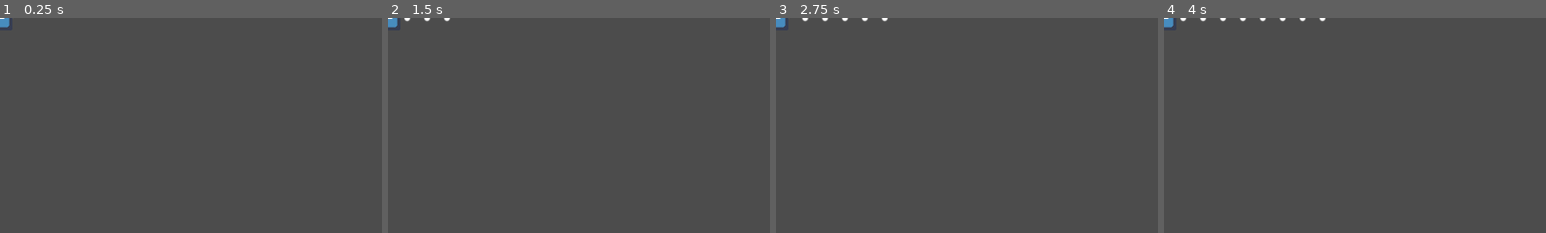
Above: before the commit, frames 1-4 (left to right).
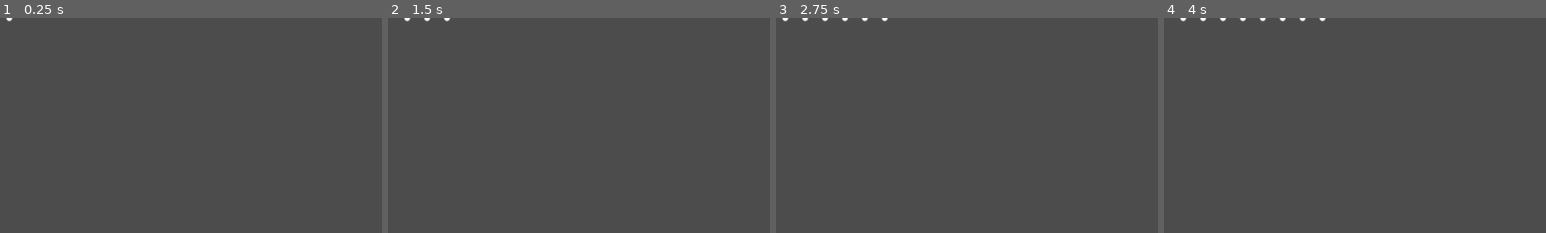
Above: after the commit, the same moments.

Repository: NosebleedPlant/Minnie-Danmaku-Tool
Game: Godot game, scene res://Prefab Emitter/Prefab.tscn
Two runs of this game, one before a commit and one after it. Both use one fixed random seed, a clock stepped at 60 frames per second and the inputs below. This scene is started directly instead of the project's main scene. The engine's default icon, where the game draws it, is replaced by a stand-in: a white triangle on a blue panel in a dark square.
Inputs (mouse positions are % of the whole screen's width and height, from its top left):
- Up to frame 1 (0.25 s): no input
- Up to frame 2 (1.5 s): tap Enter at 0.5 s; move the mouse to (72, 45) at 0.52 s; press the mouse at (72, 45) at 0.53 s; release the mouse at (72, 45) at 1.25 s; tap Space at 1.25 s; drag from (30, 55) to (45, 70) at 1.27 s
- Up to frame 3 (2.75 s): tap Enter at 2 s; move the mouse to (60, 28) at 2.02 s; hold Ctrl (rotate) from 2.03 s (still down); click (60, 28) at 2.17 s
- Up to frame 4 (4 s): release Ctrl (rotate) at 2.75 s; tap Space at 2.75 s; drag from (45, 70) to (20, 35) at 2.77 s; tap Enter at 3.5 s; move the mouse to (80, 65) at 3.52 s; hold Right mouse button (mouse_right) from 3.53 s (still down); click (80, 65) at 3.67 s
The pictures show only the part of the screen within x 0-50%, y 0-50%; the shares and areas given below are measured in that part.

The runs differ from the first frame. In frame 1, 0.1% of the frame differs, in the area x 0-4%, y 0-5%; in frame 2, 0.1%; in frame 3, 0.1%; in frame 4, 0.1%.

Commit message:
fixed small bug
signal got disconnected due to name change

Diff:
--- a/Prefab Emitter/Prefab.tscn
+++ b/Prefab Emitter/Prefab.tscn
@@ -1,10 +1,6 @@
-[gd_scene load_steps=3 format=2]
+[gd_scene load_steps=2 format=2]
 
 [ext_resource path="res://Prefab Emitter/Prefab_Emitter.gd" type="Script" id=1]
-[ext_resource path="res://icon.png" type="Texture" id=2]
 
 [node name="Emitter" type="Node2D"]
 script = ExtResource( 1 )
-
-[node name="Sprite" type="Sprite" parent="."]
-texture = ExtResource( 2 )
--- a/Scenes/Emitter_Template.tscn
+++ b/Scenes/Emitter_Template.tscn
@@ -22,4 +22,4 @@
 [node name="Arrow Sprite" type="Sprite" parent="."]
 texture = ExtResource( 1 )
 
-[connection signal="input_event" from="Area2D" to="Arrow Sprite" method="on_Input_Event"]
+[connection signal="input_event" from="Area2D" to="." method="on_Input_Event"]
